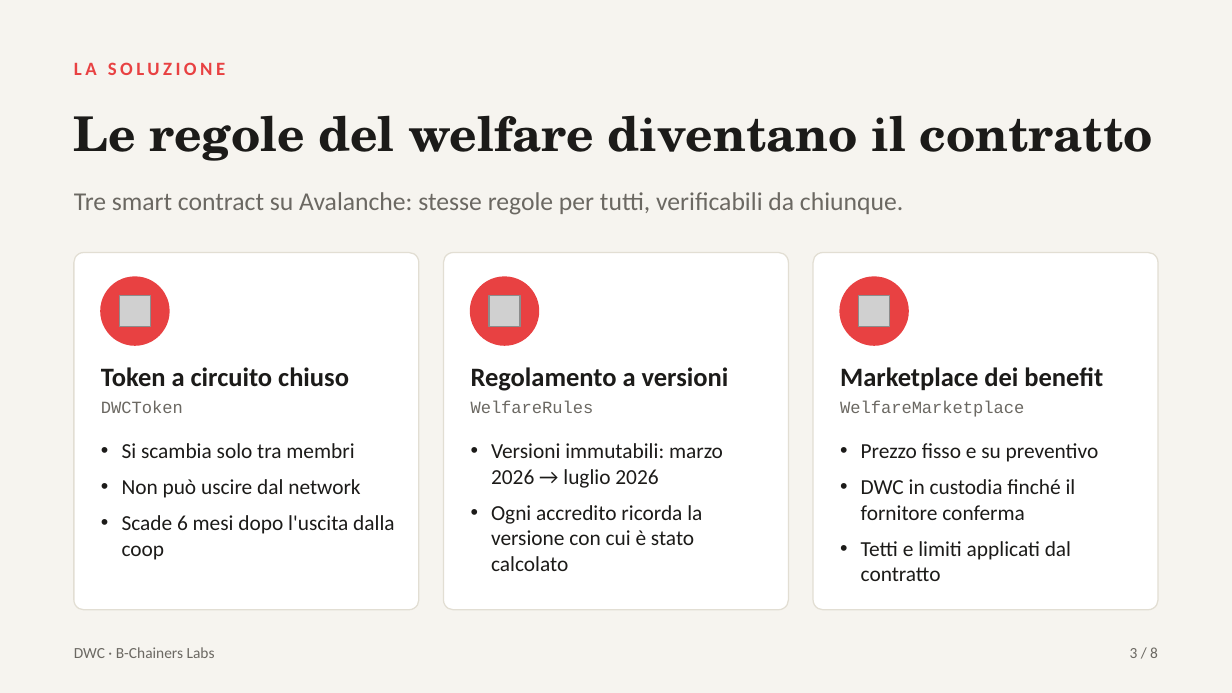
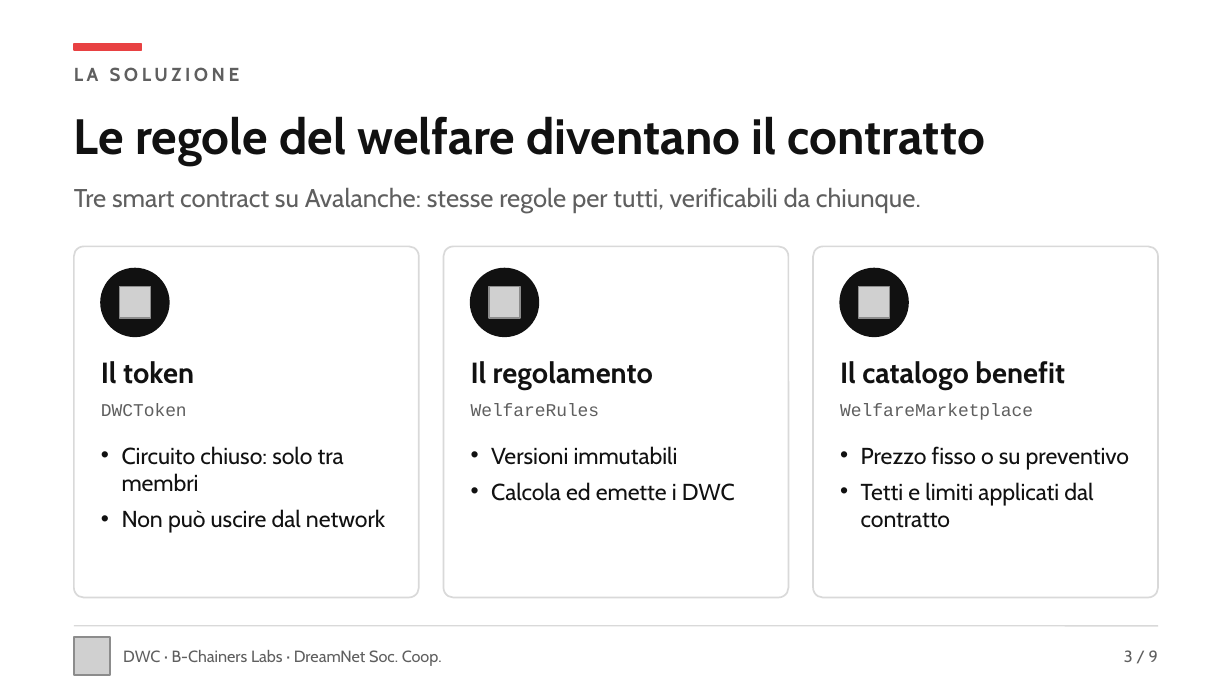
Before and after one commit to SimoneLazzari-DN/dwc-avalanche, a slide deck: slide 3 of pitch/DWC-pitch.pptx. Drawn at 1232x693 pixels with LibreOffice and Linux fonts; fonts in the diff are those of the drawing; grey boxes stand for pictures. Boxes give left, top, right and bottom in pixels: in the first picture for what was removed or moved away, otherwise in the second. Text is boxed around its words. In the diff, an @@ line names an element or a change of style, - is before the commit and + after.

```diff
--- a/pitch/DWC-pitch.pptx
+++ b/pitch/DWC-pitch.pptx
@@ background #F6F4EF to #FFFFFF @@
@@ text "LA SOLUZIONE" at (74,67,240,81): font Calibri to Cabin, text colour #E84142 to #5F5F5F @@
@@ rectangle added at (74,44,142,49), fill #E84142, outline #E84142 1 pt @@
@@ text "Le regole del welfare diventano ..." at (74,116,985,164): size 28 to 29 pt, font TeX Gyre Schola to Cabin, text colour #1C1B19 to #111111 @@
@@ text "Tre smart contract su Avalanche: ..." at (74,188,921,213): font Calibri to Cabin, text colour #6B6862 to #5F5F5F @@
@@ rounded rectangle: place and size @@
-rounded rectangle at (74,253,419,610)
+rounded rectangle at (74,246,419,598)
@@ rounded rectangle: place and size @@
-rounded rectangle at (444,253,788,610)
+rounded rectangle at (444,246,788,598)
@@ outline #E2DED3 0.75 pt to #D9D9D9 1 pt in 3 elements at (74,246,419,598), (444,246,788,598), (813,246,1158,598) @@
@@ rounded rectangle: place and size @@
-rounded rectangle at (813,253,1158,610)
+rounded rectangle at (813,246,1158,598)
@@ 3 pictures, 3 ellipses: place and size @@
-3 pictures, 3 ellipses at (101,277,908,345)
+3 pictures, 3 ellipses at (101,269,908,336)
@@ fill #E84142 to #111111; outline #E84142 1 pt to #111111 1 pt in 3 elements at (101,269,169,336), (471,269,538,336), (840,269,908,336) @@
@@ vertical alignment top to middle in 3 elements at (471,361,653,390), (101,361,194,384), (840,361,1065,390) @@
@@ text at (101,361,194,384): text changed; size 15.5 to 17 pt; font Calibri to Cabin; text colour #1C1B19 to #111111 @@
-Token a circuito chiuso
+Il token
@@ text at (471,361,653,390): text changed; size 15.5 to 17 pt; font Calibri to Cabin; text colour #1C1B19 to #111111 @@
-Regolamento a versioni
+Il regolamento
@@ text at (840,361,1065,390): text changed; size 15.5 to 17 pt; font Calibri to Cabin; text colour #1C1B19 to #111111 @@
-Marketplace dei benefit
+Il catalogo benefit
@@ size 10 to 10.5 pt, text colour #6B6862 to #5F5F5F; vertical alignment top to middle in 3 elements at (101,403,187,416), (471,403,600,416), (840,403,1033,420) @@
@@ text at (122,446,344,492): text changed; size 12.5 to 13.5 pt; font Calibri to Cabin; text colour #1C1B19 to #111111 @@
-• Si scambia solo tra membri
+• Circuito chiuso: solo tra membri
@@ text at (491,446,735,501): text changed; size 12.5 to 13.5 pt; font Calibri to Cabin; text colour #1C1B19 to #111111 @@
-• Versioni immutabili: marzo 2026 → luglio 2026
-• Ogni accredito ricorda la versione con cui è stato calcolato
+• Versioni immutabili
+• Calcola ed emette i DWC
@@ text at (861,446,1130,470): text changed; size 12.5 to 13.5 pt; font Calibri to Cabin; text colour #1C1B19 to #111111 @@
-• Prezzo fisso e su preventivo
-• DWC in custodia finché il fornitore conferma
+• Prezzo fisso o su preventivo
@@ text at (122,509,385,533): size 12.5 to 13.5 pt, font Calibri to Cabin, text colour #1C1B19 to #111111 in "Non può uscire dal network"; less space between paragraphs @@
@@ text at (861,482,1093,528): size 12.5 to 13.5 pt, font Calibri to Cabin, text colour #1C1B19 to #111111 in "Tetti e limiti applicati dal contratto"; less space between paragraphs @@
@@ text at (122,515,394,560): paragraph removed @@
-• Scade 6 mesi dopo l'uscita dalla coop
@@ line added from (74, 626) to (1158, 626), #D9D9D9 0.75 pt @@
@@ picture added at (74,637,110,675) @@
@@ text at (123,650,442,666): text changed; size 9 to 9.5 pt; font Calibri to Cabin; text colour #6B6862 to #5F5F5F @@
-DWC · B-Chainers Labs
+DWC · B-Chainers Labs · DreamNet Soc. Coop.
@@ text at (1124,650,1158,662): text changed; size 9 to 9.5 pt; font Calibri to Cabin; text colour #6B6862 to #5F5F5F @@
-3 / 8
+3 / 9
```
Also in this commit, not shown: 5 other slides changed, 3 slides added, 2 slides removed, 11 other files.
